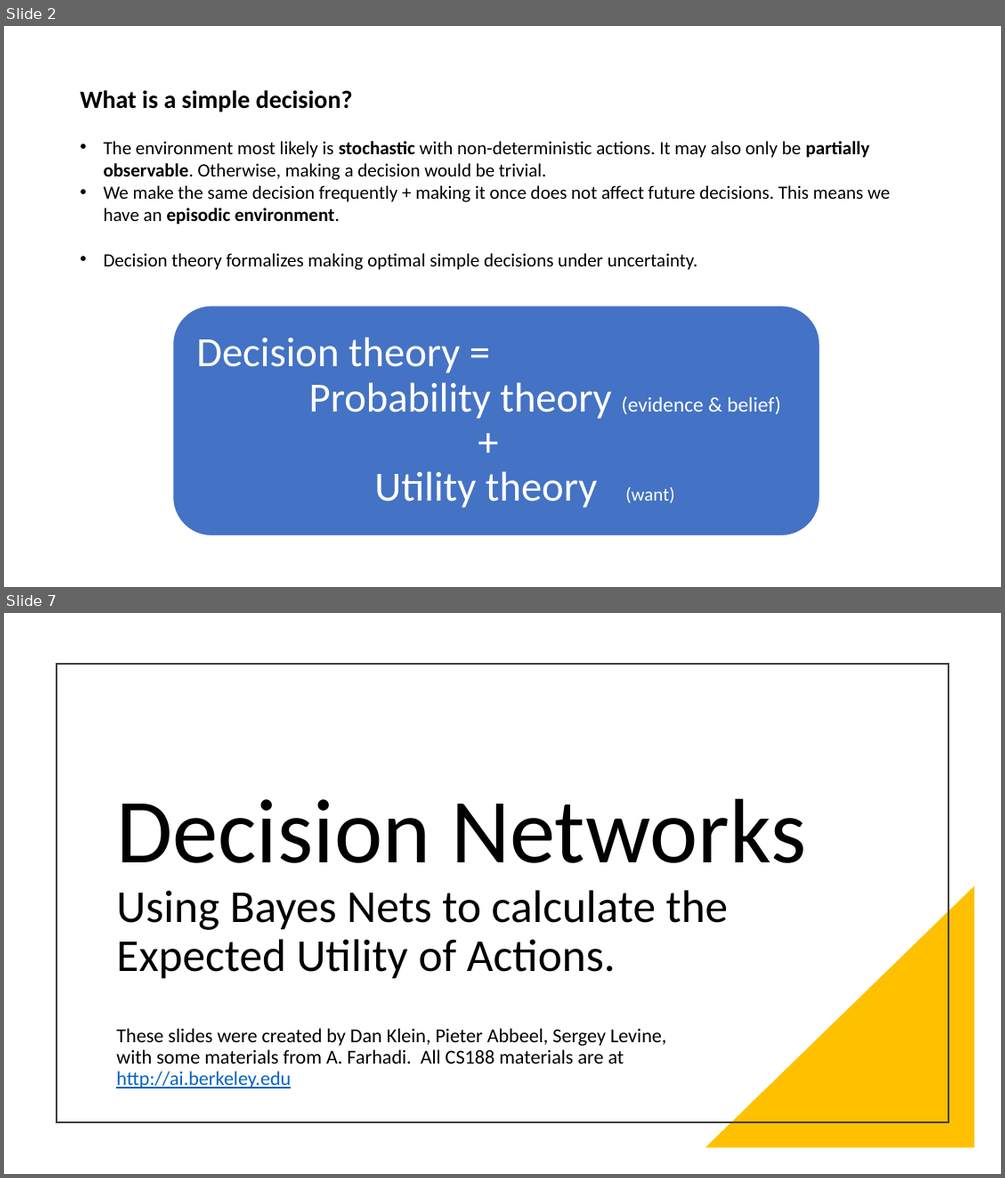
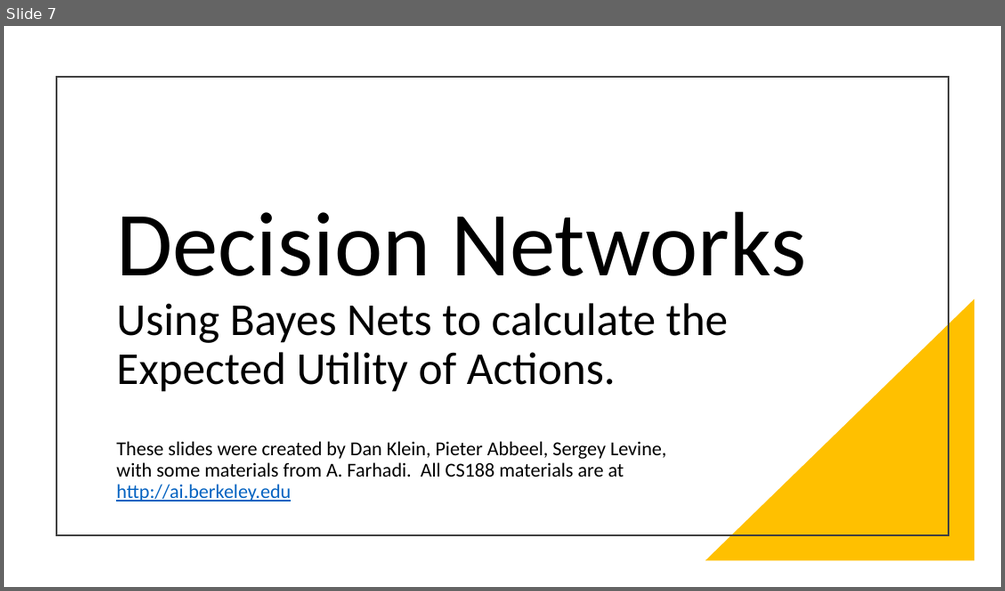
Before and after one commit to mhahsler/CS7320-AI, a slide deck: slides/16_decision_making.pptx. Shown one above the other, each under a label of ours: slides 2 and 7 before the commit, slide 7 after it; the slides between them are not shown. The pictures are 1005x1178 and 1005x591 pixels, drawn with LibreOffice and Linux fonts; fonts in the diff are those of the drawing. Boxes give left, top, right and bottom in pixels: in the first picture for what was removed or moved away, otherwise in the second. Text is boxed around its words. In the diff, an @@ line names an element or a change of style, - is before the commit and + after.

```diff
--- a/slides/16_decision_making.pptx
+++ b/slides/16_decision_making.pptx
@@ slide 2 removed at bbox=[4, 26, 1001, 587], background #FFFFFF @@
@@ text removed at bbox=[80, 90, 890, 270] @@
-What is a simple decision?
-• The environment most likely is stochastic with non-deterministic actions. It may also only be partially observable. Otherwise, making a decision would be trivial.
-• We make the same decision frequently + making it once does not affect future decisions. This means we have an episodic environment.
-• Decision theory formalizes making optimal simple decisions under uncertainty.
@@ rounded rectangle removed at bbox=[173, 305, 820, 536] @@
@@ text removed at bbox=[196, 337, 781, 507] @@
-Decision theory =
-Probability theory (evidence & belief)
-+
-Utility theory (want)
```
Also in this commit, not shown: 6 slides changed, 1 slide added, 3 other files.
